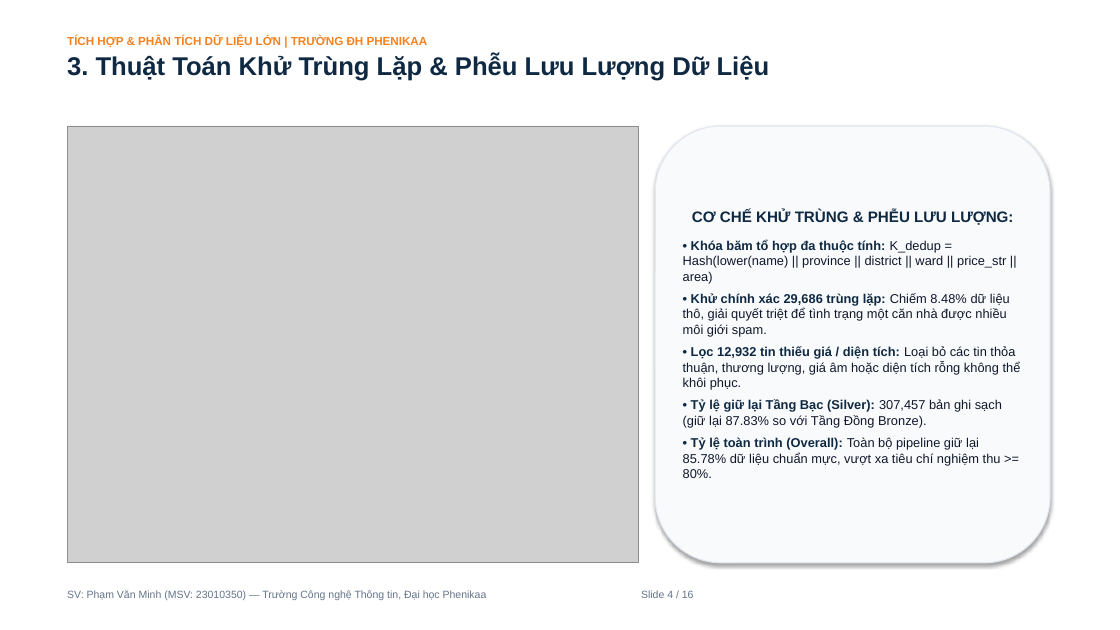
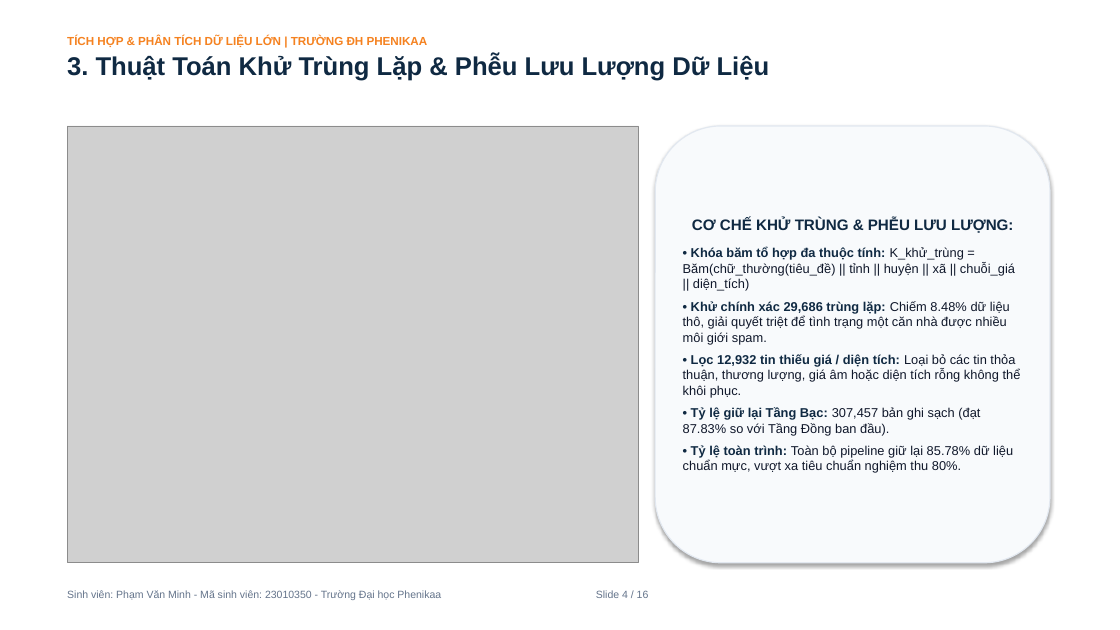
Before and after one commit to PVM-05/House-Prediction, a slide deck: slide 4 of docs/Slide_Bao_Ve_Du_An_House_Prediction.pptx. Drawn at 1120x630 pixels with LibreOffice and Linux fonts; fonts in the diff are those of the drawing; grey boxes stand for pictures. Boxes give left, top, right and bottom in pixels: in the first picture for what was removed or moved away, otherwise in the second. Text is boxed around its words. In the diff, an @@ line names an element or a change of style, - is before the commit and + after.

```diff
--- a/docs/Slide_Bao_Ve_Du_An_House_Prediction.pptx
+++ b/docs/Slide_Bao_Ve_Du_An_House_Prediction.pptx
@@ text in rounded rectangle at [683,247,1015,291]: text changed @@
-• Khóa băm tổ hợp đa thuộc tính: K_dedup = Hash(lower(name) || province || district || ward || price_str || area)
+• Khóa băm tổ hợp đa thuộc tính: K_khử_trùng = Băm(chữ_thường(tiêu_đề) || tỉnh || huyện || xã || chuỗi_giá || diện_tích)
@@ text in rounded rectangle at [683,407,1013,473]: text changed @@
-• Tỷ lệ giữ lại Tầng Bạc (Silver): 307,457 bản ghi sạch (giữ lại 87.83% so với Tầng Đồng Bronze).
-• Tỷ lệ toàn trình (Overall): Toàn bộ pipeline giữ lại 85.78% dữ liệu chuẩn mực, vượt xa tiêu chí nghiệm thu >= 80%.
+• Tỷ lệ giữ lại Tầng Bạc: 307,457 bản ghi sạch (đạt 87.83% so với Tầng Đồng ban đầu).
+• Tỷ lệ toàn trình: Toàn bộ pipeline giữ lại 85.78% dữ liệu chuẩn mực, vượt xa tiêu chuẩn nghiệm thu 80%.
@@ text at [67,590,649,600]: text changed @@
-SV: Phạm Văn Minh (MSV: 23010350) — Trường Công nghệ Thông tin, Đại học Phenikaa Slide 4 / 16
+Sinh viên: Phạm Văn Minh - Mã sinh viên: 23010350 - Trường Đại học Phenikaa Slide 4 / 16
```
Also in this commit, not shown: 15 other slides changed, 19 other files.
